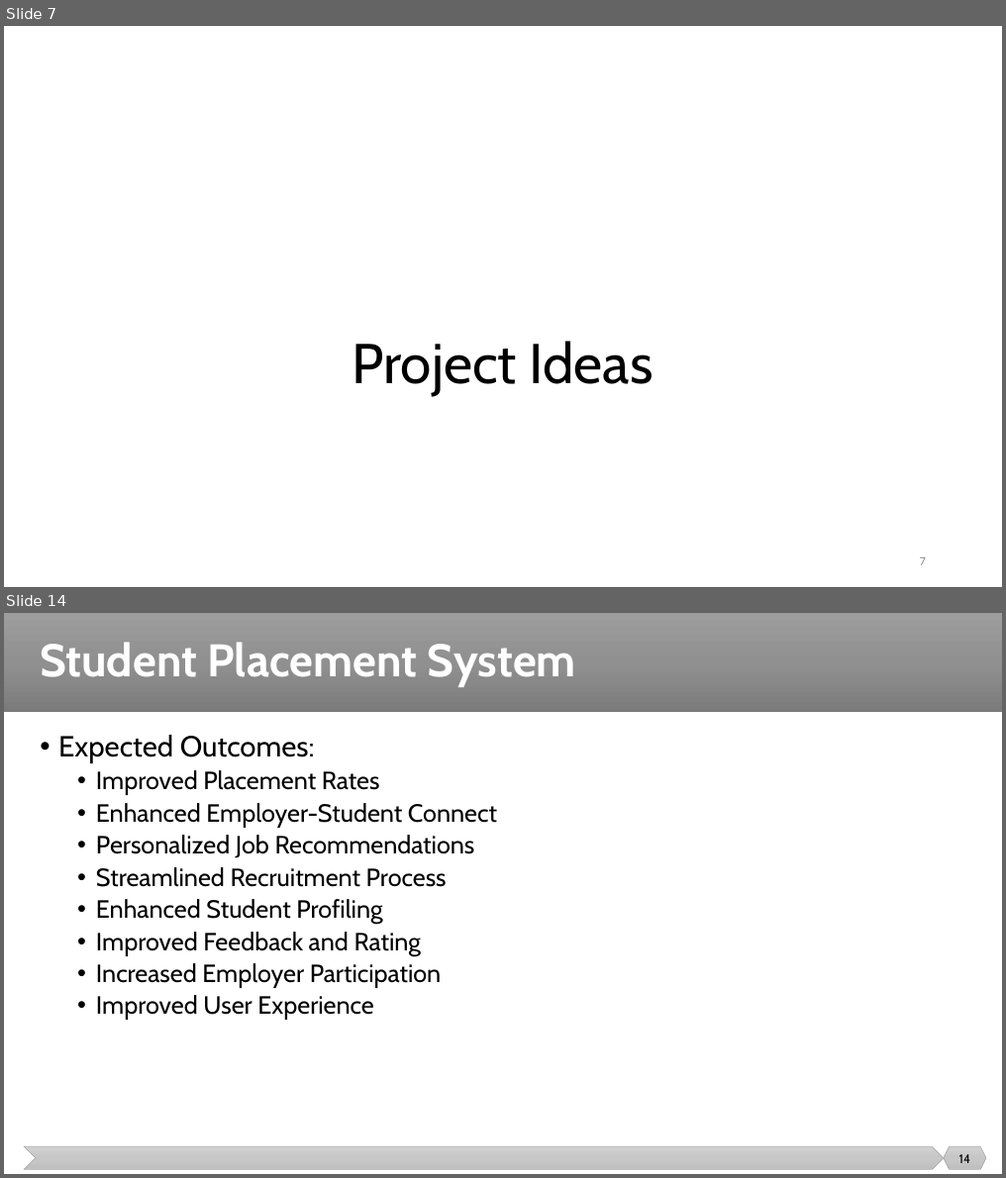
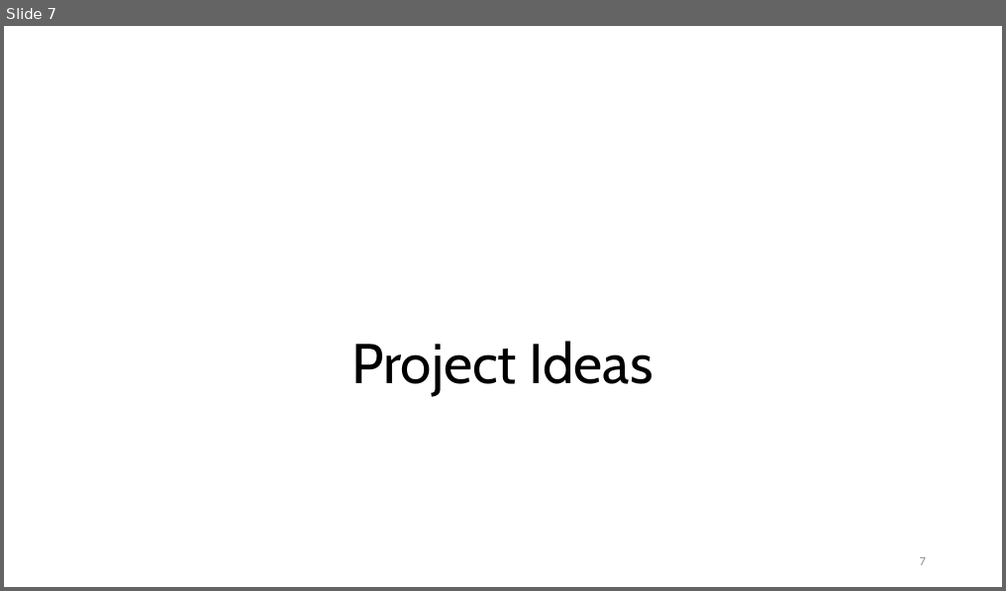
Before and after one commit to malenezi/malenezi, a slide deck: SE499/Lectures/2/Projects.pptx. Shown one above the other, each under a label of ours: slides 7 and 14 before the commit, slide 7 after it; the slides between them are not shown. The pictures are 1006x1178 and 1006x591 pixels, drawn with LibreOffice and Linux fonts; fonts in the diff are those of the drawing. Boxes give left, top, right and bottom in pixels: in the first picture for what was removed or moved away, otherwise in the second. Text is boxed around its words. In the diff, an @@ line names an element or a change of style, - is before the commit and + after.

```diff
--- a/SE499/Lectures/2/Projects.pptx
+++ b/SE499/Lectures/2/Projects.pptx
@@ slide 14 removed at [4,613,1002,1174], background #FFFFFF @@
@@ rectangle removed at [4,613,1002,712] @@
@@ title removed at [40,642,576,687] @@
-Student Placement System
@@ text removed at [58,735,497,1020] @@
-• Expected Outcomes:
-  • Improved Placement Rates
-  • Enhanced Employer-Student Connect
-  • Personalized Job Recommendations
-  • Streamlined Recruitment Process
-  • Enhanced Student Profiling
-  • Improved Feedback and Rating
-  • Increased Employer Participation
-  • Improved User Experience
@@ chevron removed at [24,1147,944,1170] @@
@@ hexagon removed at [944,1147,986,1170] @@
@@ page number removed at [959,1155,970,1163] @@
-14
```
Also in this commit, not shown: 10 slides changed, 14 slides added, 5 other slides removed.
